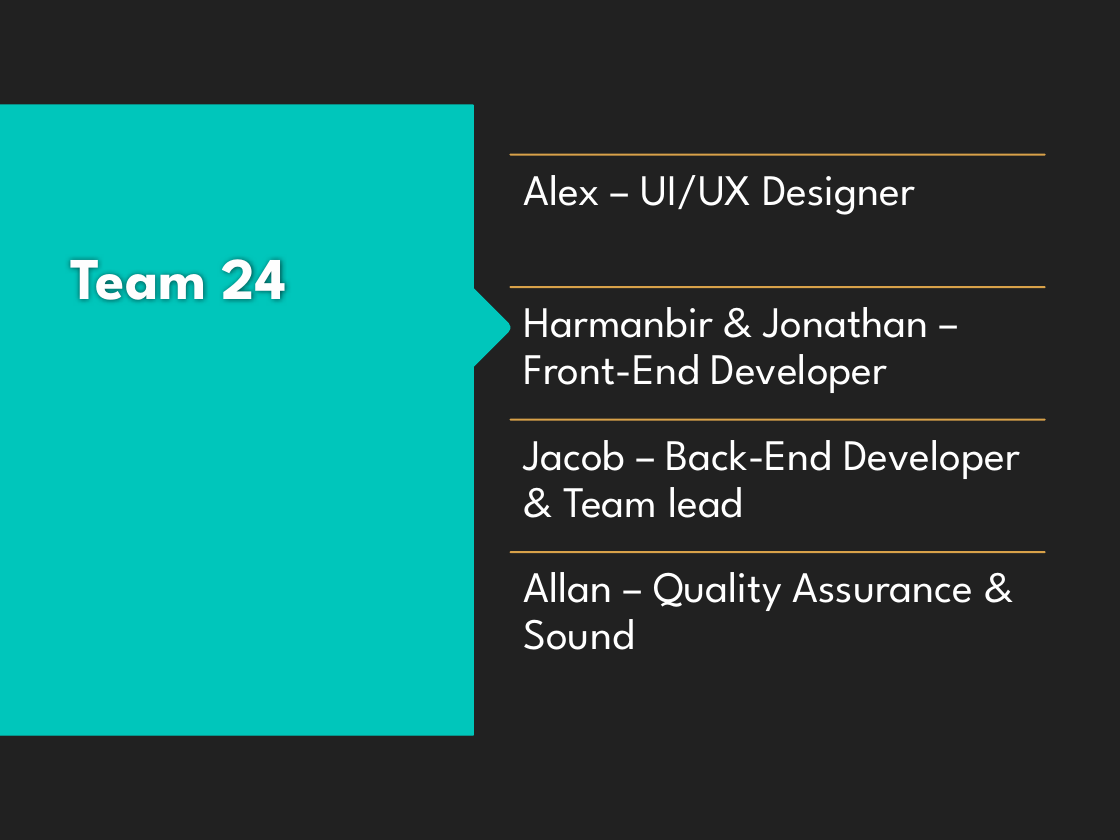
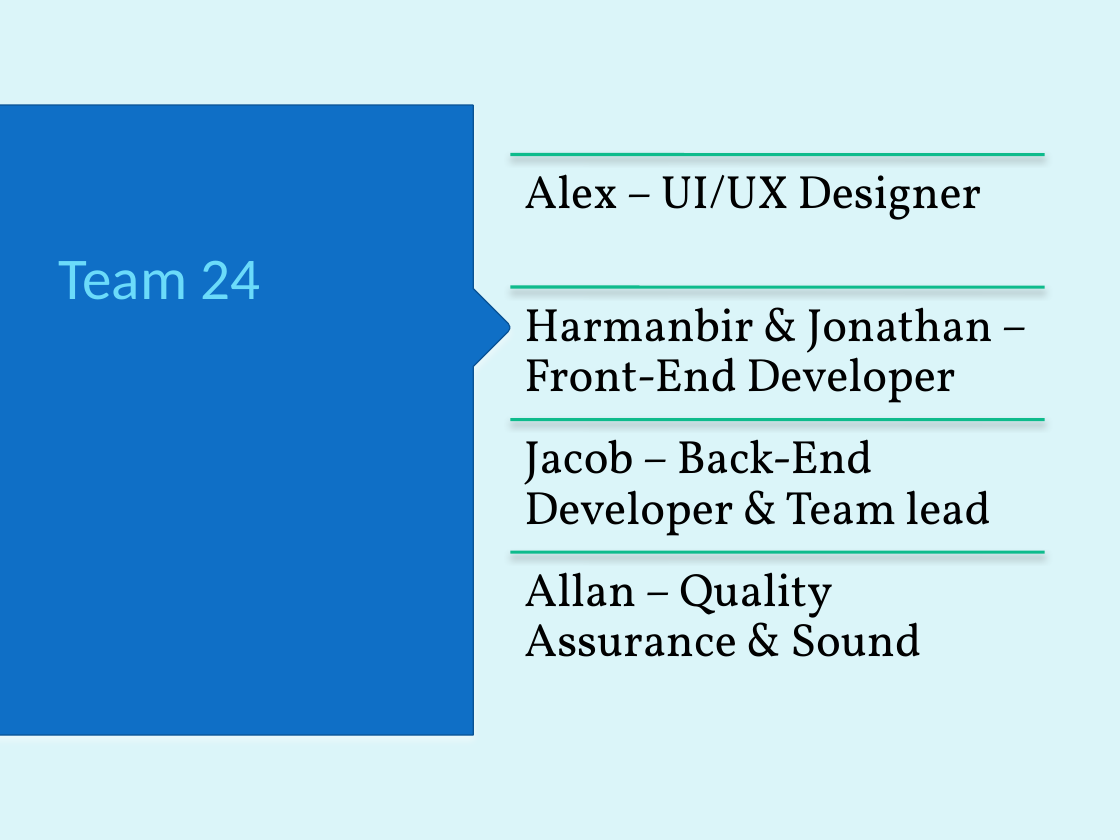
Before and after one commit to HarmanbirD/WaterQwiz, a slide deck: slide 3 of Wasted Water Quiz.pptx. Drawn at 1120x840 pixels with LibreOffice and Linux fonts; fonts in the diff are those of the drawing; background and template pictures are left out. Boxes give left, top, right and bottom in pixels: in the first picture for what was removed or moved away, otherwise in the second. Text is boxed around its words. In the diff, an @@ line names an element or a change of style, - is before the commit and + after.

```diff
--- a/Wasted Water Quiz.pptx
+++ b/Wasted Water Quiz.pptx
@@ background #212121 to #DBF5F9 @@
@@ freeform shape added at bbox=[0, 0, 1120, 127], fill gradient #0074A1 to #00C6CF @@
@@ freeform shape added at bbox=[0, 0, 1120, 131], outline #0AB8BF 0.85 pt @@
@@ freeform shape added at bbox=[0, 7, 1120, 125], outline #0F6FC6 0.75 pt @@
@@ rectangle added at bbox=[0, 0, 1120, 840], fill #DBF5F9 @@
@@ freeform shape added at bbox=[536, 0, 1120, 77], fill gradient #00A1A9 to #008BBF @@
@@ freeform shape at bbox=[0, 105, 510, 735]: fill #00C6BB to #0F6FC6; outline #00C6BB 0.75 pt to #095295 0.75 pt; shadow on @@
@@ line (511, 155) - (1045, 155): stroke #D9A24A 1.25 pt to #0FBC8D 2 pt @@
@@ title "Team 24" at bbox=[59, 261, 261, 300]: font League Spartan to Calibri, text colour #FEFEFE to #6BDBFA, bold off @@
@@ line (511, 287) - (1045, 287): stroke #D9A24A 1.25 pt to #0FBC8D 2 pt @@
@@ line (511, 420) - (1045, 420): stroke #D9A24A 1.25 pt to #0FBC8D 2 pt @@
@@ size 28 to 30 pt, font League Spartan to Vollkorn, text colour #FFFFFF to #000000 in 4 elements at bbox=[524, 174, 981, 220], bbox=[524, 307, 993, 403], bbox=[524, 439, 991, 536], bbox=[524, 572, 921, 657] @@
@@ line (511, 552) - (1045, 552): stroke #D9A24A 1.25 pt to #0FBC8D 2 pt @@
```
Also in this commit, not shown: 5 other slides changed, 3 slides added, 3 slides removed.
